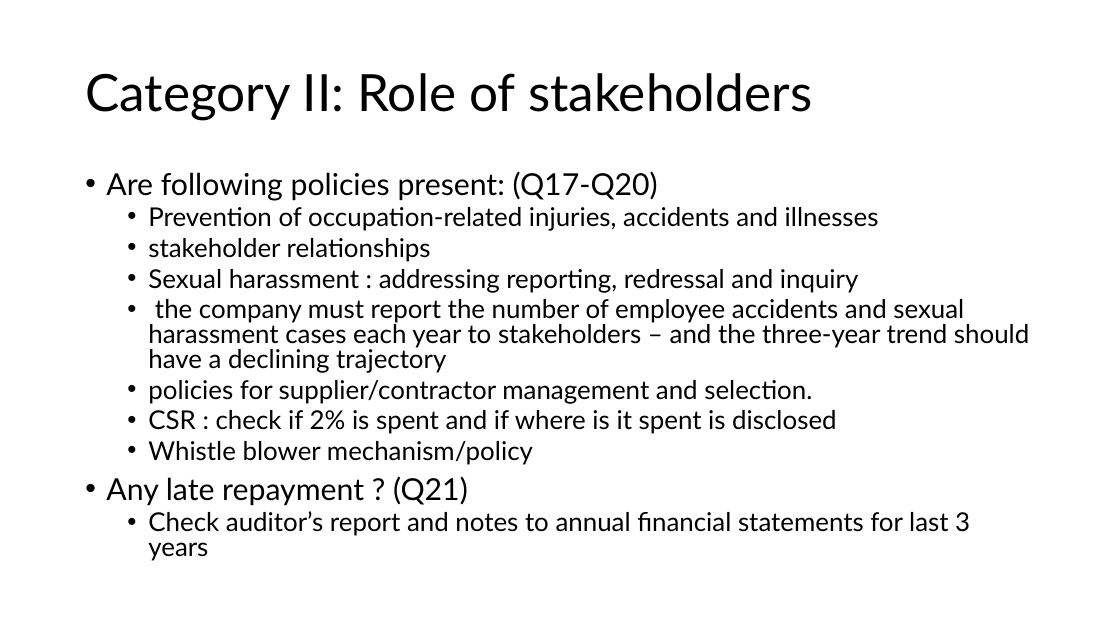
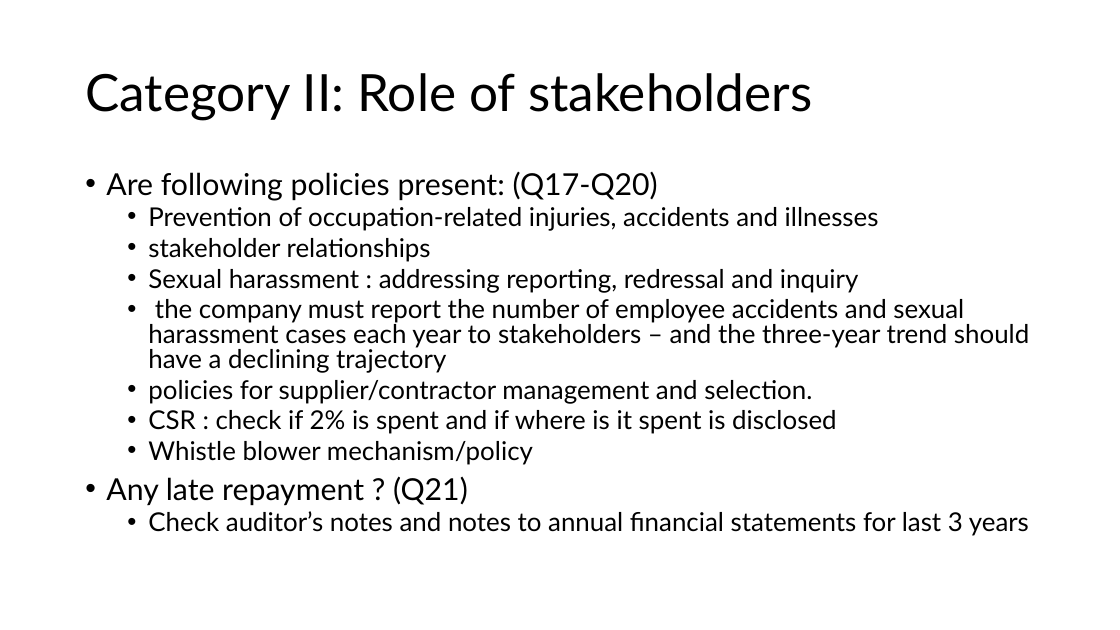
Before and after one commit to Monzero/AgentMADS, a slide deck: slide 8 of Governance risk framework.pptx (slide 6 before the commit). Drawn at 1120x630 pixels with LibreOffice and Linux fonts; fonts in the diff are those of the drawing. Boxes give left, top, right and bottom in pixels: in the first picture for what was removed or moved away, otherwise in the second. Text is boxed around its words. In the diff, an @@ line names an element or a change of style, - is before the commit and + after.

```diff
--- a/Governance risk framework.pptx
+++ b/Governance risk framework.pptx
@@ text at <box>148,511,1029,536</box>: text changed @@
-  • Check auditor’s report and notes to annual financial statements for last 3 years
+  • Check auditor’s notes and notes to annual financial statements for last 3 years
```
Also in this commit, not shown: 8 other slides changed, 15 slides added.
